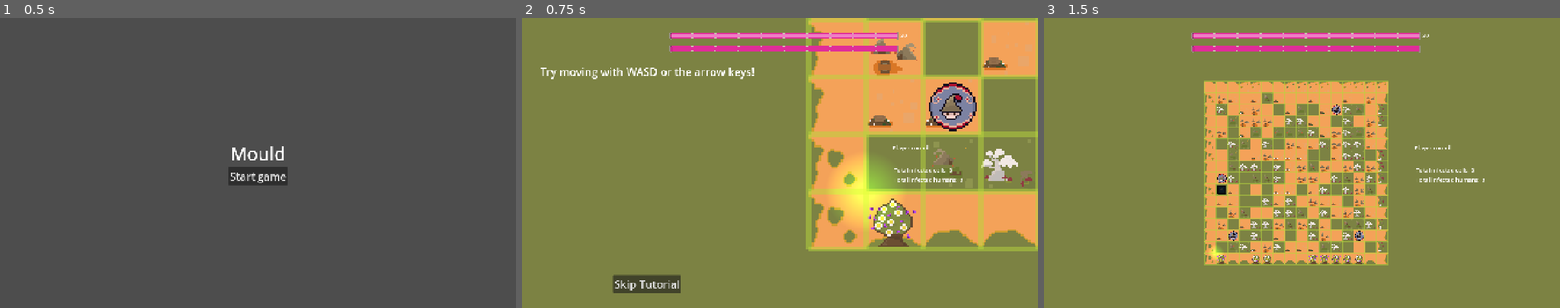
Above: before the commit, frames 1-3 (left to right).
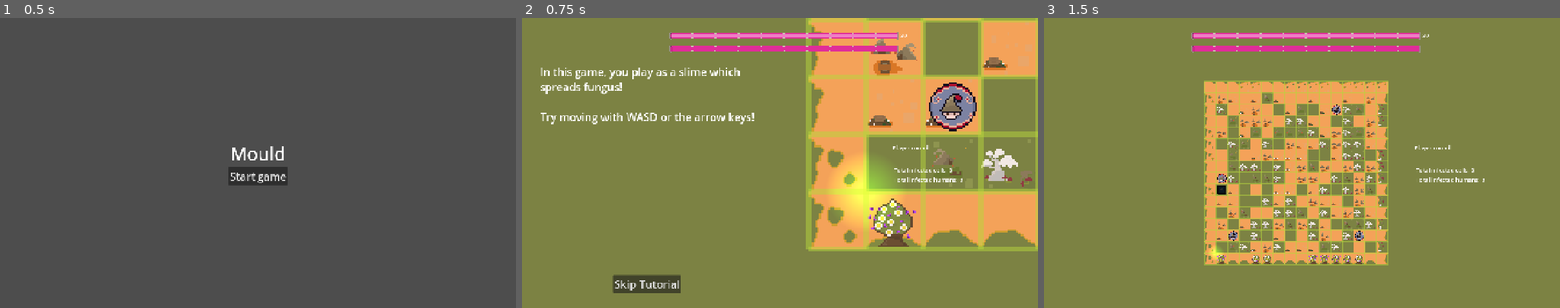
Above: after the commit, the same moments.

Repository: Sooshimi/mould
Game: Godot game, scene res://scenes/main.tscn
Two runs of this game, one before a commit and one after it. Both use one fixed random seed, a clock stepped at 60 frames per second and the inputs below. The engine's default icon, where the game draws it, is replaced by a stand-in: a white triangle on a blue panel in a dark square. Sound files missing from this copy of the repository are replaced by a short silence.
Inputs:
- Up to frame 1 (0.5 s): no input
- Up to frame 2 (0.75 s): click "Start game" at 0.5 s
- Up to frame 3 (1.5 s): click "Skip Tutorial" at 1.25 s

Frame 1 is identical in both runs. In frame 2, 1.5% of the frame differs, in the area x 3-45%, y 17-37%; in frame 3, nothing differs.

Commit message:
Update tutorial_ui.gd

Diff:
--- a/scripts/ui/tutorial_ui.gd
+++ b/scripts/ui/tutorial_ui.gd
@@ -2,10 +2,10 @@
 
 const dialogue = [
 	"",
-	"Try moving with WASD or the arrow keys!",
-	"Great! Did you notice the top red HP bar go down? It goes down by 1 HP every time you move, so watch your HP!\n\nFor every 5 moves you make, humans on the board will move 1 square too!\n\nYou can infect a piece of the ground by moving around all its edges. Try it!",
-	"Nice job, you just infected your first bit of ground! This is also indicated by the green bar at the top, just below your HP bar. …(252 unchanged characters)…
-	"Perfect. There's a few more things to mention:\n\n- Wolves can kill humans. You can kill wolves by moving around the ground they're stood on.\n\n- You can gain HP by infecting humans, and for every 2 cells infected!"
+	"In this game, you play as a slime which spreads fungus!\n\nTry moving with WASD or the arrow keys!",
+	"Great! Did you notice the top green HP bar go down? It goes down by 1 HP every time you move, so watch your HP!\n\nFor every 5 moves you make, humans on the board will move 1 square too.\n\nYou can infect a piece of the ground by moving around all its edges. Try it!",
+	"Nice job, you just infected your first bit of ground! This is also indicated by the pink bar at the top, just below your HP bar. …(252 unchanged characters)…
+	"Perfect. There's a few more things to mention:\n\n- Wolves can kill humans. You can kill wolves by moving around the ground they're stood on.\n\n- You can gain HP and max HP by infecting humans, and gain HP for every 2 cells infected!"
 ]
 
 var current_dialogue_index := 0
